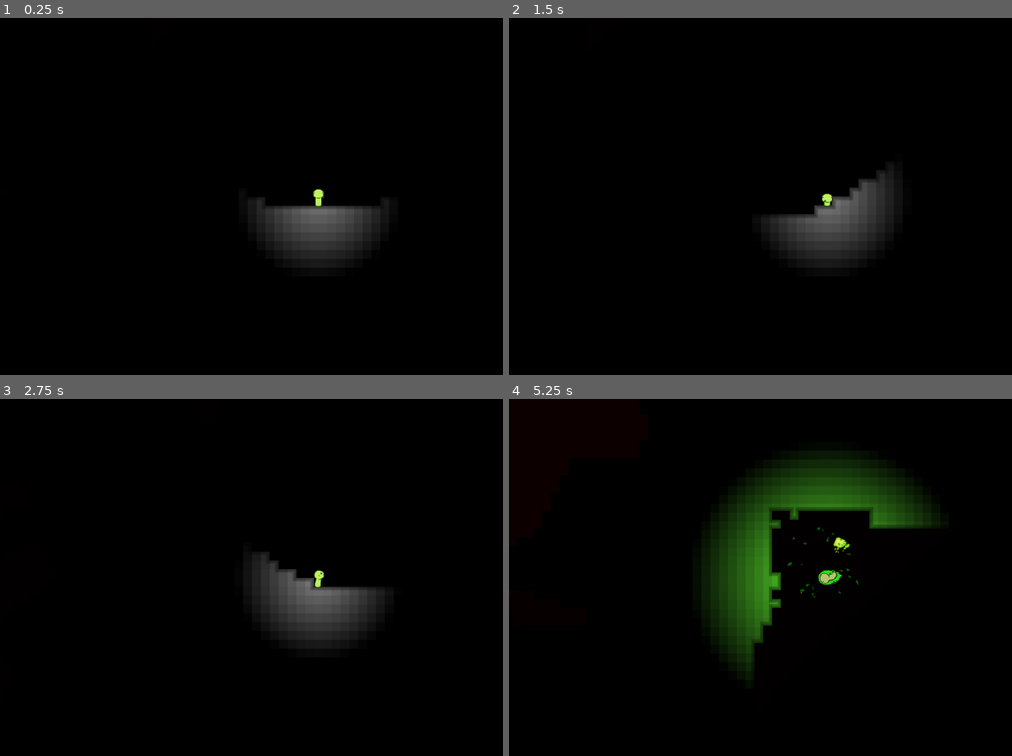
Above: before the commit, frames 1-4 (two rows, left to right).
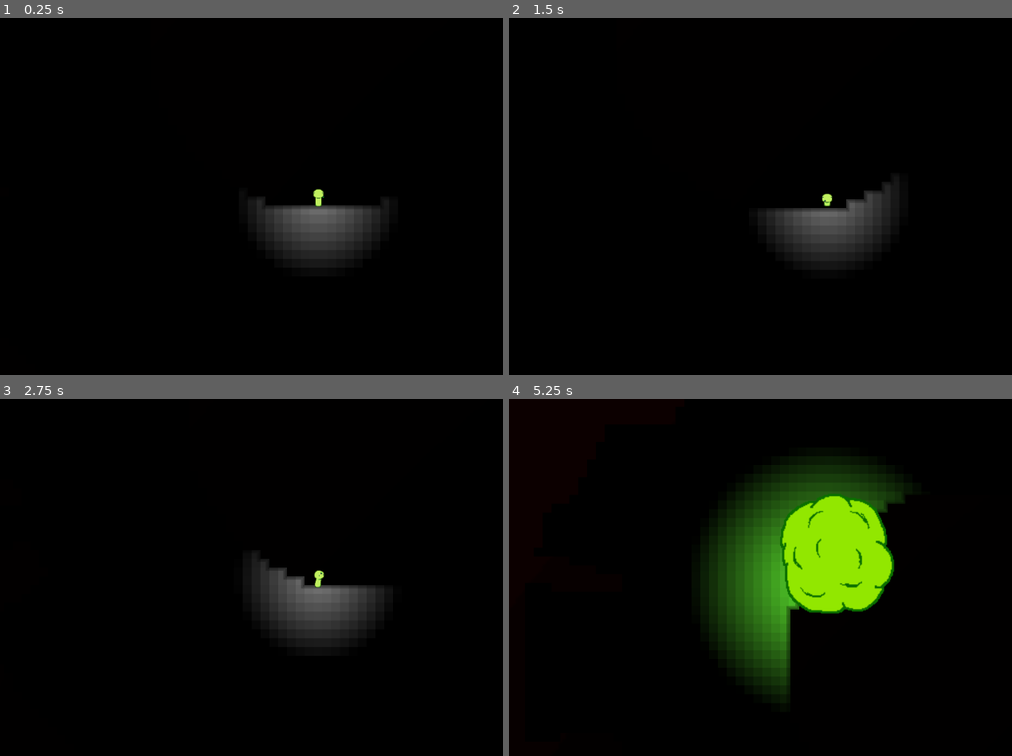
Above: after the commit, the same moments.

Repository: trurohawkins/cave
Game: Godot game, scene res://Scene/world.tscn
The game is run twice, just before and just after one commit, with the same random seed, the same clock (stepped at 60 frames per second) and the same inputs.
Inputs (mouse positions are in pixels of both pictures, inside the frame that each line leads up to):
- Up to frame 1 (0.25 s): no input
- Up to frame 2 (1.5 s): tap Enter (energize) at 0.5, 0.6 s; move the mouse to (966, 178) at 0.52 s; hold D (move_right) 0.53-1.28 s; click (966, 178) at 0.67 s; move the mouse to (700, 214) at 1.27 s; hold S (move_down) from 1.28 s (still down); tap Down (aim_down) at 1.35 s
- Up to frame 3 (2.75 s): tap Enter (energize) at 1.55, 2.3 s; move the mouse to (382, 498) at 2.02 s; release S (move_down) at 2.03 s; hold D (move_right) from 2.03 s (still down); hold Left (aim_left) from 2.03 s (still down)
- Up to frame 4 (5.25 s): tap Space (shoot) at 2.75 s; move the mouse to (795, 648) at 2.77 s; release D (move_right) at 2.78 s; release Left (aim_left) at 2.78 s; hold W (move_up) 2.78-3.53 s; tap Right (aim_right) at 2.85 s; click (795, 648) at 2.92 s; tap Enter (energize) at 3.05, 3.8, 4.35 s; move the mouse to (outside the picture) at 3.52 s; hold A (move_left) 3.53-5.03 s; tap Up (aim_up) at 3.6 s; move the mouse to (634, 523) at 4.27 s; move the mouse to (861, 577) at 5.02 s; hold S (move_down) from 5.03 s (still down); hold Space (shoot) from 5.03 s (still down); click (861, 577) at 5.17 s

The runs differ from the first frame. In frame 2, 0.7% of the frame differs, in the area x 51-77%, y 42-56%; in frame 3, 0.3%; in frame 4, 9.3%, in the area x 48-86%, y 26-86%.

Commit message:
reworking platforming walking

Diff:
--- a/Scene/player.tscn
+++ b/Scene/player.tscn
@@ -310,10 +310,13 @@
 highVelocity = 1400.0
 landingPower = 0.4
 walkSpeed = 1700.0
-walkDecel = 100.0
+minWalk = 0.0
+walkAccel = 0.4
+walkDecel = 0.5
 staggerPower = 5.0
 invincibleTime = 5.0
-gravPower = 35
+walkGAccel = 600
+walkGrav = 25000
 blastScene = ExtResource("2_p6qlh")
 gunScene = ExtResource("3_2sw5t")
 rotSpeed = 5.0
--- a/Scripts/player.gd
+++ b/Scripts/player.gd
@@ -10,12 +10,19 @@
 @export var highVelocity: float = 2000
 @export var landingPower: float = 0.5
 @export var walkSpeed: float = 500
+@export var minWalk: float = 50
+@export var maxWalk: float = 1700
+@export var walkAccel: float = 0.1
 @export var walkDecel: float = 1
 
 @export var staggerPower: float = 50
 @export var invincibleTime: float = 20
-@export var gravPower = 50
-@export var maxGrav = 1400
+var gravPower = 35
+@export var flyGrav = 1400
+@export var flyGAccel = 35
+@export var walkGAccel = 500
+@export var walkGrav = 2500
+var maxGrav = 1400
 @export var blastScene: PackedScene
 @export var gunScene: PackedScene
 @export var energyMode = false
@@ -92,12 +99,15 @@
 	if energyMode:
 		if !staggered:
 			bodySprite.play("in_air")
-			print("enegy mode in air")
 			decelSpeed = baseDecel
 		setEnergySprite()
 		GM.setPlayerLight(500, Vector3(0.4, 1.0, 0.2))
+		maxGrav = flyGrav
+		gravPower = flyGAccel
 	else:
 		decelSpeed = walkDecel
+		maxGrav = walkGrav
+		gravPower = walkGAccel
 		GM.setPlayerLight(300, Vector3(0.5, 0.5, 0.5))
 
 func _physics_process(delta):
@@ -126,20 +136,10 @@
 			curGrav = maxGrav
 	else:
 		curGrav = 0
-	camGrav(delta)
-	#dprint(str(velocity.x) + " abs " + str(abs(velocity.x)) + " -abs: " + str(-abs(velocity.x)))
+	print("grav: " + str(curGrav))
 	if velocity != Vector2.ZERO:
-		var decel = Vector2(-sign(velocity.x), -sign(velocity.y)) * decelSpeed * delta
-		#print(str(velocity) + " " + str(velocity.length()) + " decel " + str(decel))
-		var check = velocity + decel
-		#print(" check length: " + str(check.length()))
-		if check.length() < 20:
-			velocity = Vector2.ZERO
-		else:
-			#print(str(velocity) + " + " + str(decel) + " = " + str(velocity + decel))
-			velocity += decel
-
 		var power = min(velocity.length(), highVelocity) / highVelocity
+		print("power: " + str(power) + " velo: " + str(velocity))
 		#camGrav(delta)
 		var myVelocity = velocity
 		move_and_slide()
@@ -183,6 +183,12 @@
 		return walk(delta)
 
 var grounded: bool = false
+var curDir: int = 0
+var curWalk: float = 0
+var jumping: int = 0
+var jumpMax: int = 1
+var jumpPow: int = 3000
+var curJump = 0
 
 func walk(delta: float):
 	if groundCheck.is_colliding():
@@ -193,30 +199,34 @@
 	else:
 		grounded = false
 		rotation = cam.rotation
-
-	if Input.is_action_pressed("move_up") && grounded:
+	var jump = Vector2(0, 0)
+	if Input.is_action_just_pressed("move_up") && jumping < jumpMax:
+		jumping += 1
+		curJump = 0
 		#print("jumP " + str(cam.rotation))
-		var jump = Vector2(0, -1)
+	if jumping != 0:
+		if curJump + delta < 0.5:
+			curJump += delta
+		else:
+			curJump = 0.5
+			jumping = 0
+		var jPower = 700 * sin(curJump * 1 * TAU)
+		#print("curJump: " + str(curJump) + " jumpung: " + str(jPower))
+		jump = Vector2(0, -1)
 		jump = jump.rotated(cam.rotation)
 		#print(jump)
-		velocity += jump * delta * 3000
+		jump = jump * jPower
 	if Input.is_action_just_pressed("move_down"):
 		bodySprite.play_backwards("rise")
 		velocity = Vector2.ZERO
 		crouching = 1
 		idle = 100
 	elif Input.is_action_just_released("move_down"):
-		print(bodySprite.frame)
 		bodySprite.play("rise")
-		'''
-		if crouching == 2:
-
-			crouching = 1
-		elif crouching == 1:
-			print(bodySprite.frame)
-			crouching = 0
-		'''
+
 	var dir = 0;
+	var walkDir = Vector2(0, 0)
+
 	if crouching == 0:
 		if Input.is_action_pressed("move_left"):
 			dir -= 1
@@ -224,10 +234,26 @@
 		if Input.is_action_pressed("move_right"):
 			dir += 1
 			bodySprite.flip_h = false
+		if !(Input.is_action_pressed("move_left") || Input.is_action_pressed("move_right")):
+			dir = 0
 		if dir != 0:
-			var move = Vector2(dir, 0)
-			move = move.rotated(rotation)
-			velocity += move * delta * walkSpeed
+			if curDir != dir:
+				curWalk = 0
+			else:
+				curWalk += walkAccel
+			curDir = dir
+		else:
+			if curWalk - walkDecel > 0:
+				curWalk -= walkDecel
+			else:
+				curWalk = 0
+		walkSpeed = lerpf(minWalk, maxWalk, curWalk)
+		var move = Vector2(curDir, 0)
+		move = move.rotated(rotation)
+		walkDir = move * delta * walkSpeed
+	var grav = Vector2.DOWN.rotated(cam.rotation) * delta * curGrav
+	#print(str(grav) + " " + str(jump))
+	velocity = walkDir + jump + grav
 	if grounded:
 		if !crouching:
 			if dir == 0:
@@ -246,6 +272,17 @@
 @export var rotSpeed: float = 0.1
 
 func thrust(delta: float):
+	if velocity != Vector2.ZERO:
+		var decel = Vector2(-sign(velocity.x), -sign(velocity.y)) * decelSpeed * delta
+		#print(str(velocity) + " " + str(velocity.length()) + " decel " + str(decel))
+		var check = velocity + decel
+		#print(" check length: " + str(check.length()))
+		if check.length() < 20:
+			velocity = Vector2.ZERO
+		else:
+			#print(str(velocity) + " + " + str(decel) + " = " + str(velocity + decel))
+			velocity += decel
+	camGrav(delta)
 	var direction = Input.get_vector("move_left", "move_right", "move_up", "move_down")
 	if direction != Vector2.ZERO:
 		#print(str(direction) + " " + str(direction.length()))
